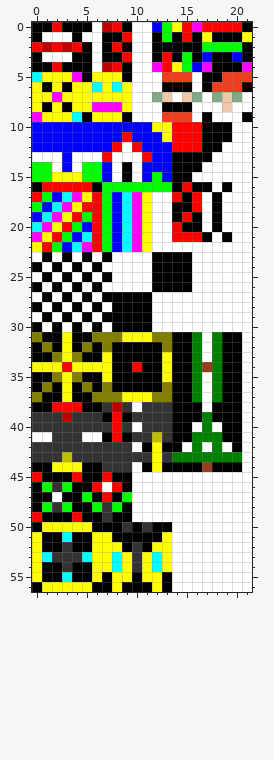
Pixel-art sprite -- public/images/boards_sprites.png. Above, as it was before the edit.
The file is 22x57 pixels. Colours within 5 levels of each other are drawn and written as one.
The result:
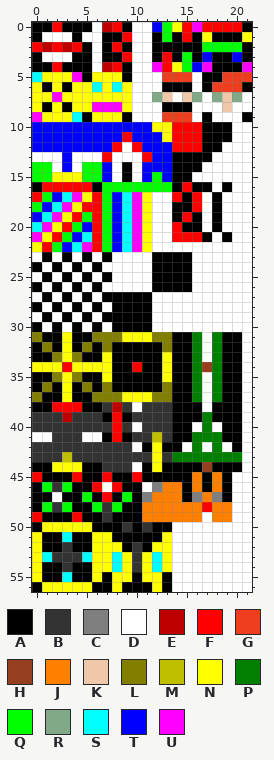
Palette (. is transparent): A #000000  B #333333  C #7f7f7f  D #ffffff  E #bf0000  F #ff0000  G #ef3e1f  H #963f20  J #ff7f00  K #efc7a9  L #827f00  M #bfbf00  N #ffff00  P #007f00  Q #00ff00  R #82a987  S #00ffff  T #0000ff  U #ff00ff
The commit says: Add board: ebunny (easter bunny)
Diff:
@@ x 8..21 @@
 44 BBDANAAAAHAAAD
-45 AADDDDDDDDDDDD
-46 FADDDDDDDDDDDD
-47 AQDDDDDDDDDDDD
-48 QADDDDDDDDDDDD
-49 AADDDDDDDDDDDD
+45 AAFAAAAAJAJADD
+46 FAADCJJAJAJADD
+47 AQACJJJACJCADD
+48 QAAJJJJJJFJJDD
+49 AAAJJJJJJDJJDD
 50 ABABAADDDDDDDD
Where, in picture pixels (left, top, right, bottom), the same in both pictures:
changed: (132, 472, 232, 522)
